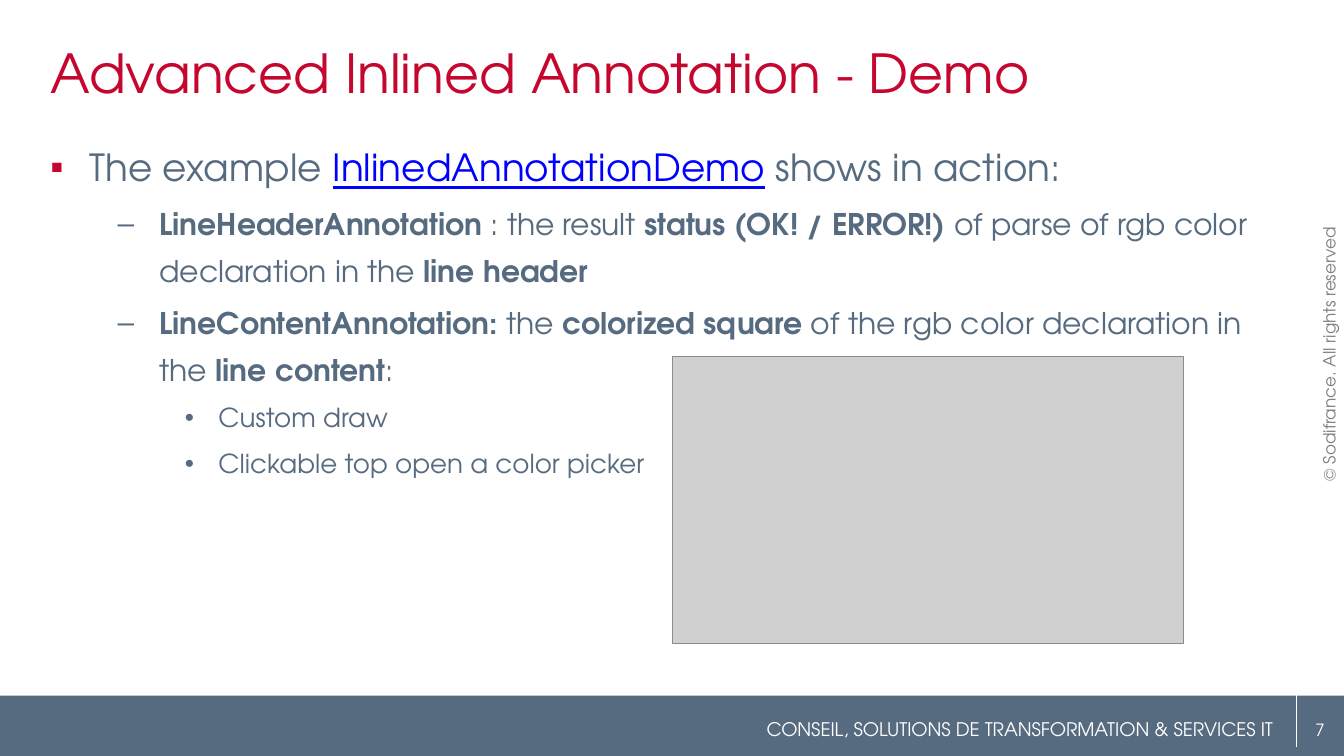
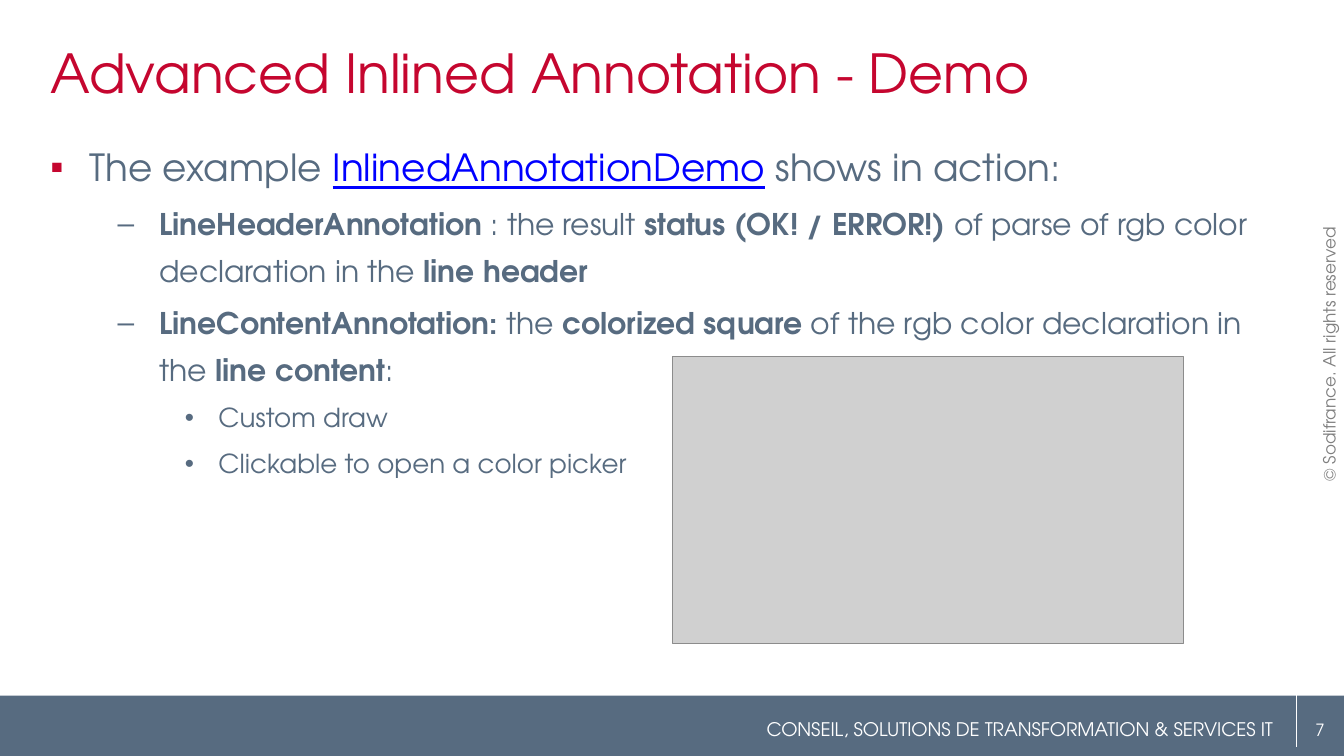
Before and after one commit to angelozerr/EclipseConFrance2018, a slide deck: slide 7 of EclipseConFrance2018_CodeMining.pptx. Drawn at 1344x756 pixels with LibreOffice and Linux fonts; fonts in the diff are those of the drawing; grey boxes stand for pictures; background and template pictures are left out. Boxes give left, top, right and bottom in pixels: in the first picture for what was removed or moved away, otherwise in the second. Text is boxed around its words. In the diff, an @@ line names an element or a change of style, - is before the commit and + after.

```diff
--- a/EclipseConFrance2018_CodeMining.pptx
+++ b/EclipseConFrance2018_CodeMining.pptx
@@ text at bbox=[218, 453, 626, 478]: text changed @@
-    • Clickable top open a color picker
+    • Clickable to open a color picker
```
Also in this commit, not shown: 7 other slides changed, 3 slides added.
